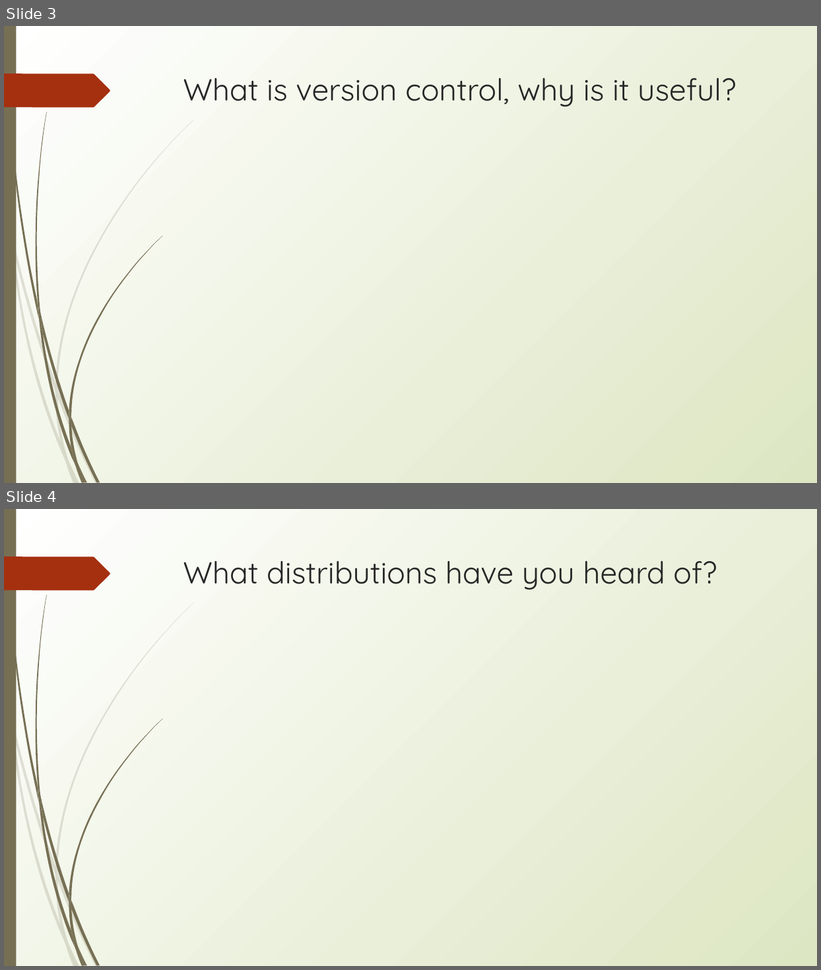
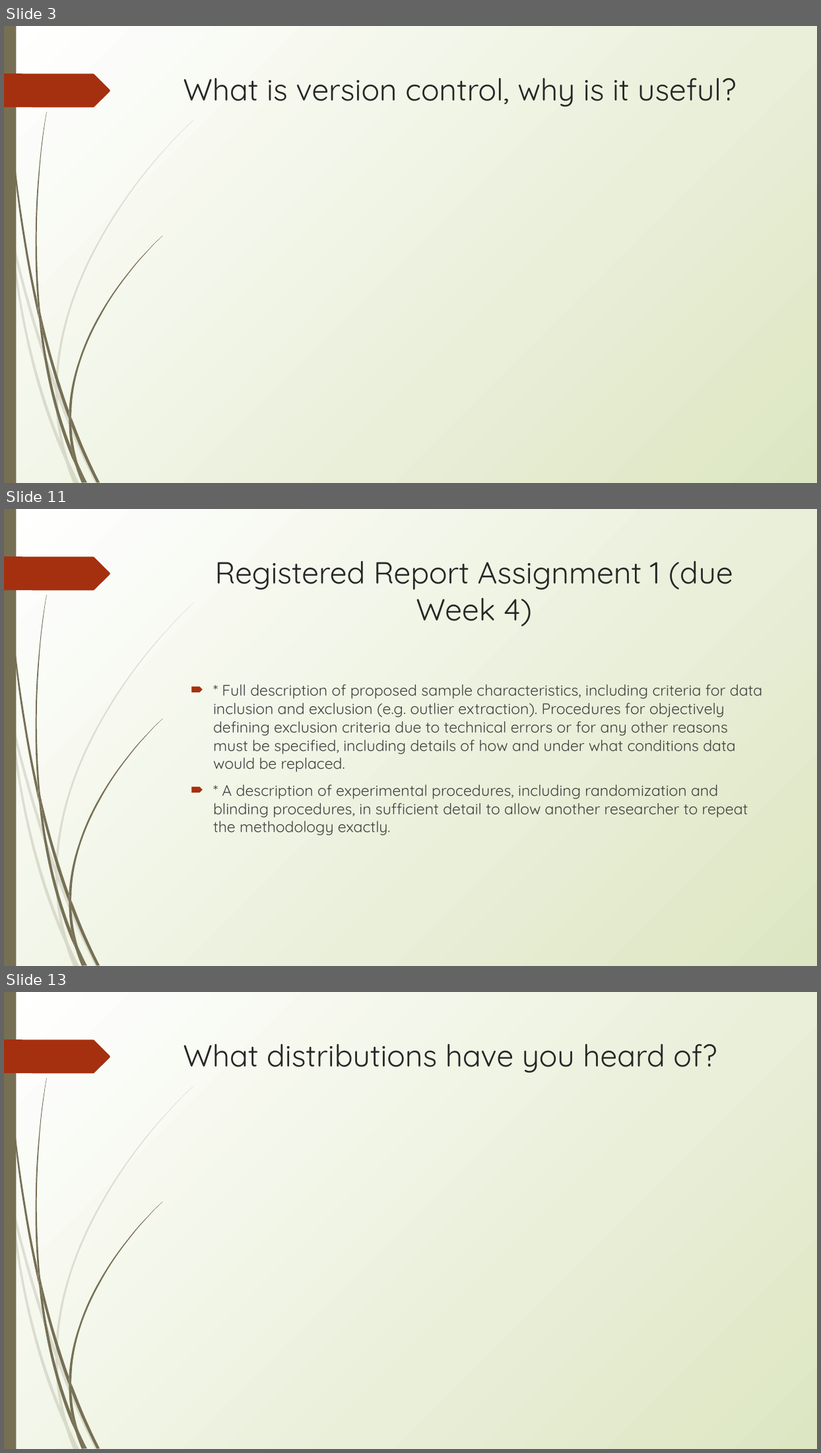
Before and after one commit to erynmcfarlane/GraduateStatsClass, a slide deck: Lecture2_v1.pptx. Shown one above the other, each under a label of ours: slides 3 and 4 before the commit, slides 3, 11 and 13 after it; the slides between them are not shown. The pictures are 821x970 and 821x1453 pixels, drawn with LibreOffice and Linux fonts; fonts in the diff are those of the drawing. Boxes give left, top, right and bottom in pixels: in the first picture for what was removed or moved away, otherwise in the second. Text is boxed around its words. In the diff, an @@ line names an element or a change of style, - is before the commit and + after.

```diff
--- a/Lecture2_v1.pptx
+++ b/Lecture2_v1.pptx
@@ slide 11 added at (x1=4, y1=509, x2=817, y2=966), background gradient #FFFFFF to #DDE6C3; not listed: 24 template elements that a slide beside it also shows @@
@@ title added at (x1=215, y1=561, x2=733, y2=626), 36 pt, text #262626 @@
+Registered Report Assignment 1 (due Week 4)
@@ text added at (x1=213, y1=685, x2=763, y2=836), 18 pt, text #3F3F3F @@
+🠶 * Full description of proposed sample characteristics, including criteria for data inclusion and exclusion (e.g. outlier extraction). Procedures for objectively defining exclusion criteria due to technical errors or for any other reasons must be specified, including details of how and under what conditions data would be replaced.
+🠶 * A description of experimental procedures, including randomization and blinding procedures, in sufficient detail to allow another researcher to repeat the methodology exactly.
@@ what was slide 4 is now slide 13 @@
```
Also in this commit, not shown: 2 slides changed, 8 other slides added.
